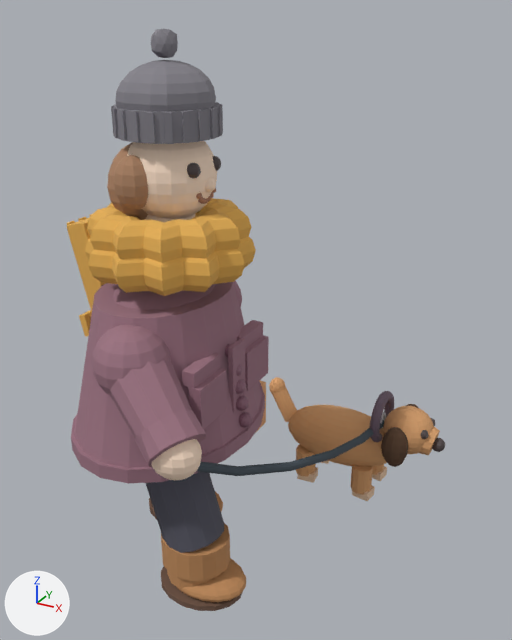
Two versions of the glTF model assets/models/09-dog-walker/09-dog-walker.glb, one commit apart.
Rendered twice from a 50 mm camera at (0.919, -1.239, 1.317) aimed at (0.167, 0.129, 0.633). Arrows for +X, +Y and +Z are at lower left; the lights stay in place. The first picture is the older version. Where no turn or scale is listed for an object, it has been applied to the vertices.
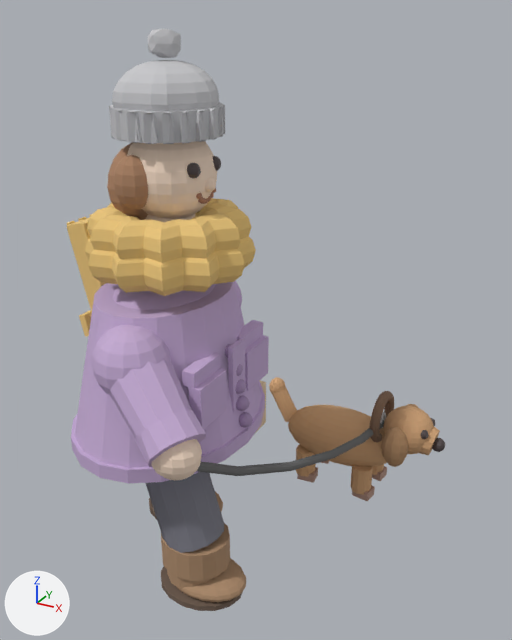
Pixel boxes (x1, y1, x2, y2) of what changed, in the pictures (512 x 640 px):
'Coat', recoloured (lighter): (75, 282, 262, 468) in both
'ScarfWrap2', recoloured (orange to beige): (87, 198, 251, 263) in both
'ScarfWrap1', recoloured: (85, 237, 256, 296) in both
'BeanieDome', recoloured (grey to light grey): (115, 60, 216, 111) in both
'Sleeve_R', recoloured (lighter): (110, 359, 192, 439) in both
'ShoulderPad_R', recoloured (lighter): (91, 325, 171, 395) in both
'CoatHemBand', recoloured: (71, 381, 265, 484) in both
'BeanieBrim', recoloured: (116, 103, 220, 143) in both
'Cuff_R', recoloured (lighter): (135, 410, 206, 467) in both
'Pocket_R', recoloured (lighter): (189, 368, 227, 429) in both
'ShoulderCap', recoloured (lighter): (113, 284, 215, 310) in both
'ScarfTail', recoloured: (67, 218, 106, 312) in both
'Pocket_L', recoloured (lighter): (245, 335, 269, 391) in both
'PomPom', recoloured (grey to light grey): (151, 29, 178, 58) in both
'DogEar_R', recoloured (lighter): (381, 427, 408, 467) in both
'PocketFlap_R', recoloured (lighter): (182, 353, 220, 388) in both
'Placket', recoloured (lighter): (228, 338, 245, 413) in both
'PocketFlap_L', recoloured (lighter): (237, 320, 263, 349) in both
'BeanieRib_16', recoloured: (146, 112, 155, 144) in both
'BeanieRib_15', recoloured: (130, 111, 139, 143) in both
'BeanieRib_17', recoloured: (164, 112, 173, 144) in both
'BeanieRib_18', recoloured: (182, 112, 191, 143) in both
'BeanieRib_14', recoloured (grey to light grey): (115, 110, 127, 141) in both
'BeanieRib_19', recoloured: (198, 110, 206, 141) in both
'BeanieRib_0', recoloured: (210, 108, 216, 139) in both
'BeanieRib_13', recoloured: (109, 108, 119, 138) in both
'Fringe_0', recoloured: (79, 313, 91, 336) in both
'BeanieRib_1', recoloured: (218, 106, 222, 136) in both
'ShoulderPad_L', recoloured: (233, 281, 242, 309) in both
'BeanieRib_2', recoloured: (220, 104, 225, 134) in both
'BeanieRib_12', recoloured: (109, 106, 114, 136) in both
'Fringe_1', recoloured: (85, 310, 92, 320) in both
'DogEar_L', recoloured: (406, 404, 418, 408) in both
'ScarfTailRib_1', recoloured: (78, 217, 86, 221) in both
'ScarfTailRib_0', recoloured: (67, 221, 75, 225) in both
'Sleeve_L', recoloured: (240, 309, 244, 323) in both

The change, as a list of edits to the scene's bpy script:
```text
Change mat_coat:
    mat_coat.base_color: (0.33, 0.17, 0.22) -> (0.56, 0.41, 0.66)  # greyish purple #9b7381 -> purple #c5acd4
Change mat_scarf:
    mat_scarf.base_color: (0.8, 0.44, 0.09) -> (0.85, 0.58, 0.2)  # orange #e7b155 -> beige #edc87c
Change mat_beanie:
    mat_beanie.base_color: (0.23, 0.22, 0.25) -> (0.58, 0.58, 0.6)  # grey #848189 -> light grey #c8c8cb
Change mat_dogear:
    mat_dogear.base_color: (0.1, 0.05, 0.025) -> (0.45, 0.26, 0.13)  # brown #593f2c -> brown #b38b65
```
